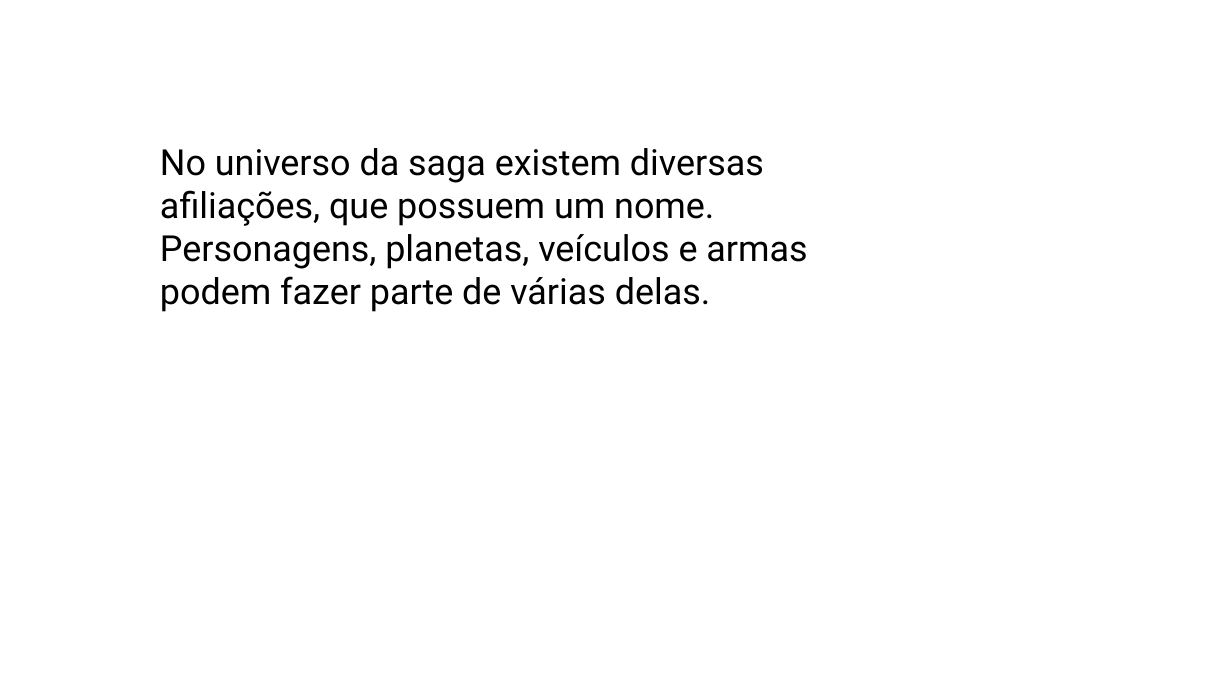
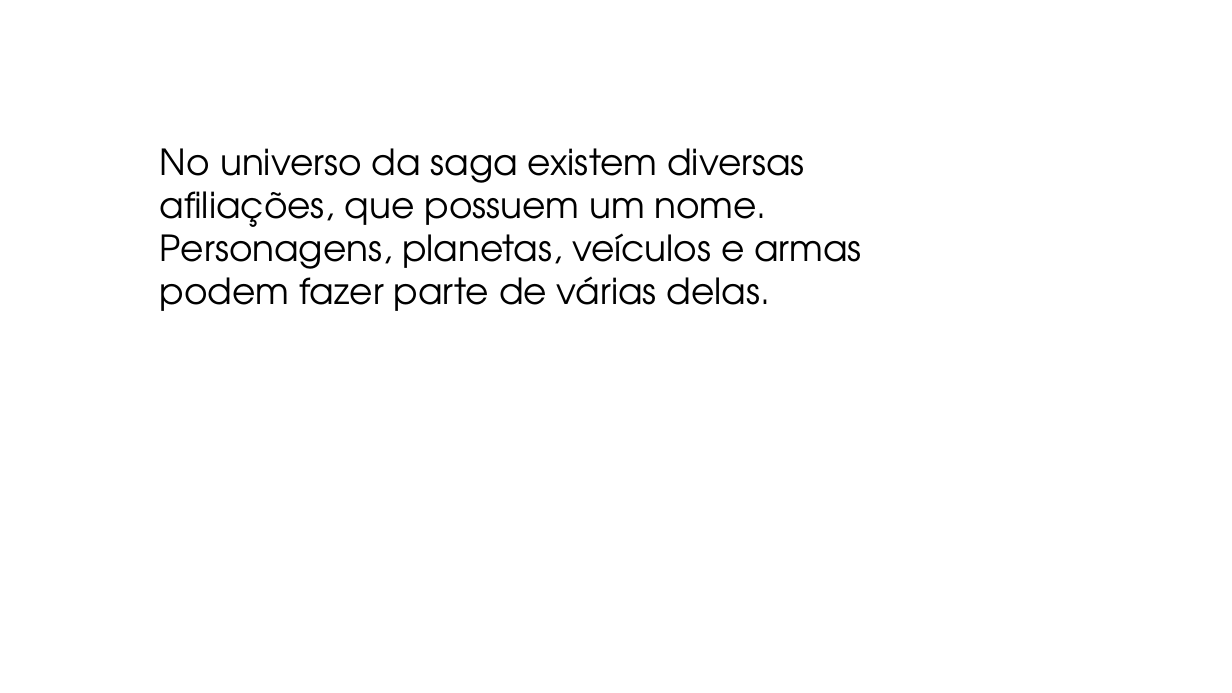
Before and after one commit to daniellygj/Fatec, a slide deck: slide 12 of 2º Semestre/Arquitetura e modelagem de dados/Projeto final/Slide.pptx. Drawn at 1232x693 pixels with LibreOffice and Linux fonts; fonts in the diff are those of the drawing; background and template pictures are left out. Boxes give left, top, right and bottom in pixels: in the first picture for what was removed or moved away, otherwise in the second. Text is boxed around its words. In the diff, an @@ line names an element or a change of style, - is before the commit and + after.

```diff
--- a/2º Semestre/Arquitetura e modelagem de dados/Projeto final/Slide.pptx
+++ b/2º Semestre/Arquitetura e modelagem de dados/Projeto final/Slide.pptx
@@ text "No universo da saga existem ..." at box(160, 148, 861, 311): font Roboto to TeX Gyre Adventor @@
```
Also in this commit, not shown: 12 other slides changed, 1 other file.
